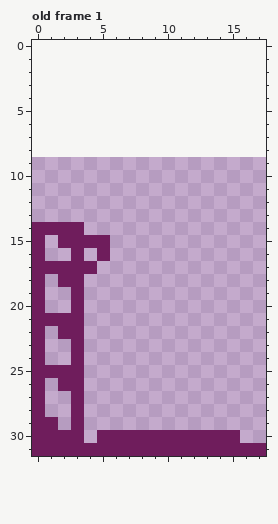
Pixel-art file -- src/Art/launchpad.aseprite. The picture above is the old version.
18x23 pixels, 1 frame. Shown: old frame 1. The old version is drawn lined up with the new one, on the new canvas.
The result:
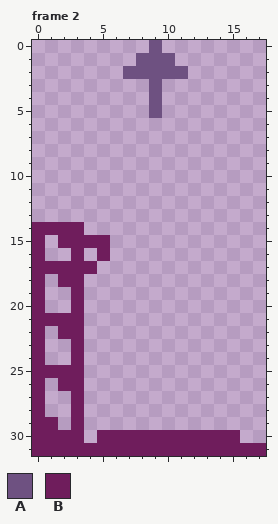
Palette (. is transparent): A #6e5181  B #6f1d5c
A new or re-ordered frame is compared with the old frame closest to it.
What changed:
canvas 18x23 -> 18x32, the old top-left corner now at 0,9
frames 1 -> 2
Frame 2 is new; against old frame 1:
Colour A is added in row 0 at x 9; in row 1 at x 8 to 10; in row 2 at x 7 to 11; in rows 3 to 5 at x 9.
Pixel boxes of the changes (left, top, right, bottom) in both pictures:
added: (123, 40, 188, 118)
